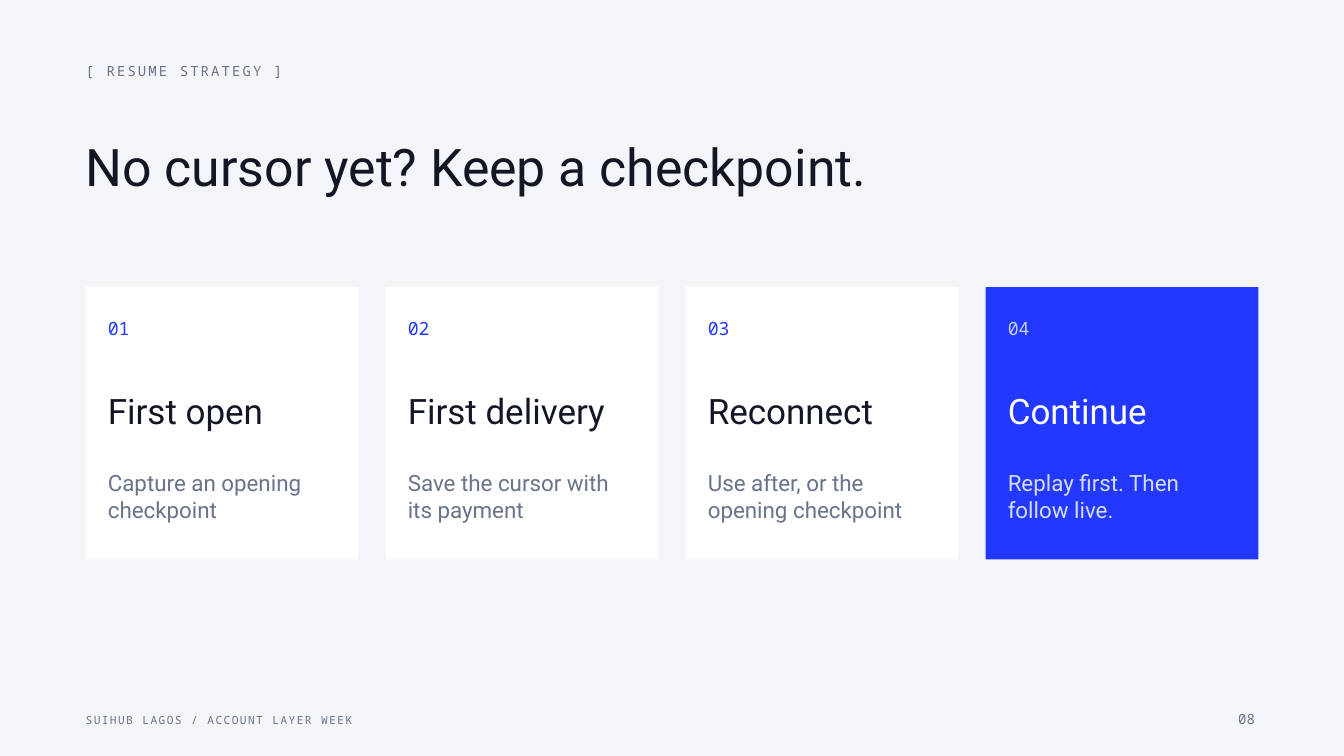
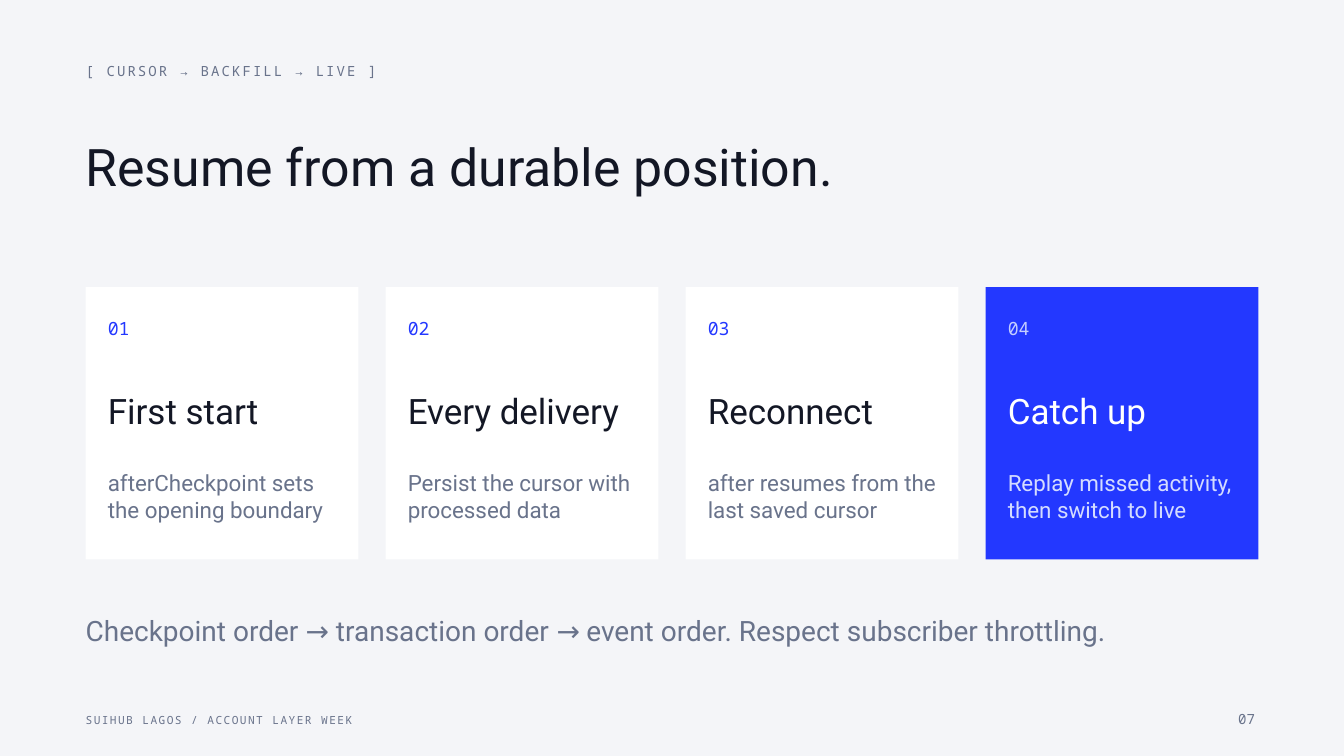
Before and after one commit to Nuel-osas/day3-till, a slide deck: slide 7 of teaching/Day3_Till_Live_Data_Seedless_Style.pptx (slide 8 before the commit). Drawn at 1344x756 pixels with LibreOffice and Linux fonts; fonts in the diff are those of the drawing. Boxes give left, top, right and bottom in pixels: in the first picture for what was removed or moved away, otherwise in the second. Text is boxed around its words. In the diff, an @@ line names an element or a change of style, - is before the commit and + after.

Commit message:
Align Day 3 deck with the advertised data stack and migration topic

```diff
--- a/teaching/Day3_Till_Live_Data_Seedless_Style.pptx
+++ b/teaching/Day3_Till_Live_Data_Seedless_Style.pptx
@@ text at (x1=107, y1=66, x2=356, y2=76): text changed @@
-[ RESUME STRATEGY ]
+[ CURSOR → BACKFILL → LIVE ]
@@ text at (x1=86, y1=146, x2=833, y2=197): text changed @@
-No cursor yet? Keep a checkpoint.
+Resume from a durable position.
@@ text at (x1=108, y1=399, x2=259, y2=425): text changed @@
-First open
+First start
@@ text at (x1=408, y1=397, x2=619, y2=432): text changed @@
-First delivery
+Every delivery
@@ text at (x1=1008, y1=397, x2=1146, y2=431): text changed @@
-Continue
+Catch up
@@ text at (x1=108, y1=474, x2=323, y2=523): text changed @@
-Capture an opening checkpoint
+afterCheckpoint sets the opening boundary
@@ text at (x1=408, y1=474, x2=630, y2=523): text changed @@
-Save the cursor with its payment
+Persist the cursor with processed data
@@ text at (x1=708, y1=474, x2=935, y2=518): text changed @@
-Use after, or the opening checkpoint
+after resumes from the last saved cursor
@@ text at (x1=1008, y1=474, x2=1231, y2=518): text changed @@
-Replay first. Then follow live.
+Replay missed activity, then switch to live
@@ text added at (x1=86, y1=620, x2=1105, y2=647), 20 pt, text #69738B @@
+Checkpoint order → transaction order → event order. Respect subscriber throttling.
@@ text at (x1=1238, y1=714, x2=1255, y2=724): text changed @@
-08
+07
```
Also in this commit, not shown: 9 other slides changed, 5 slides added, 5 slides removed, 5 other files.
